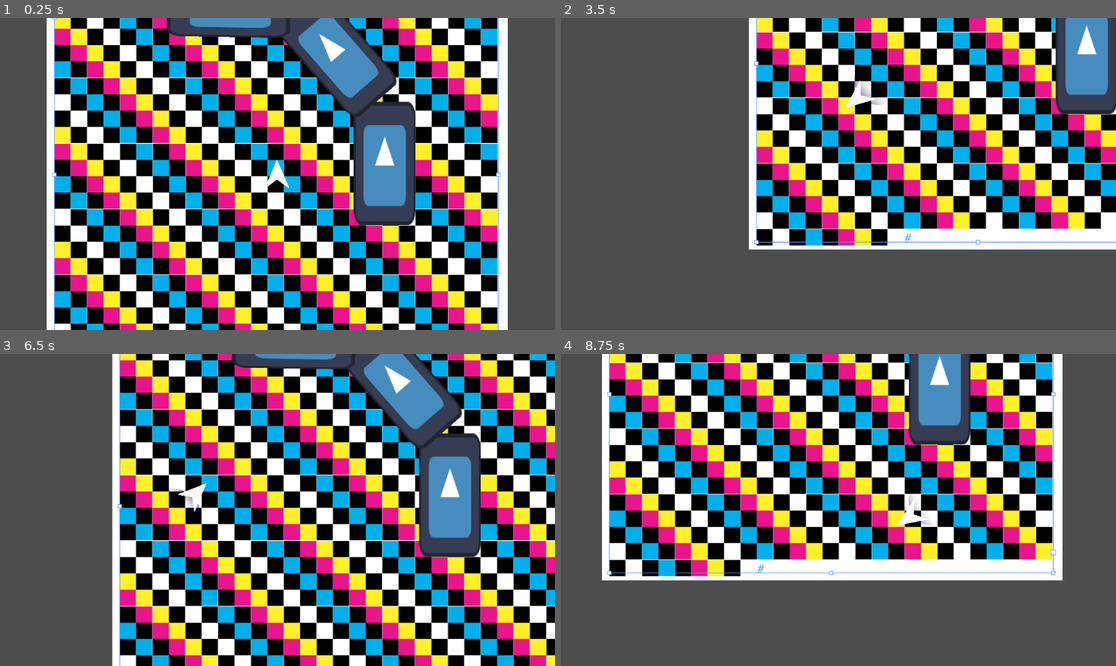
Above: before the commit, frames 1-4 (two rows, left to right).
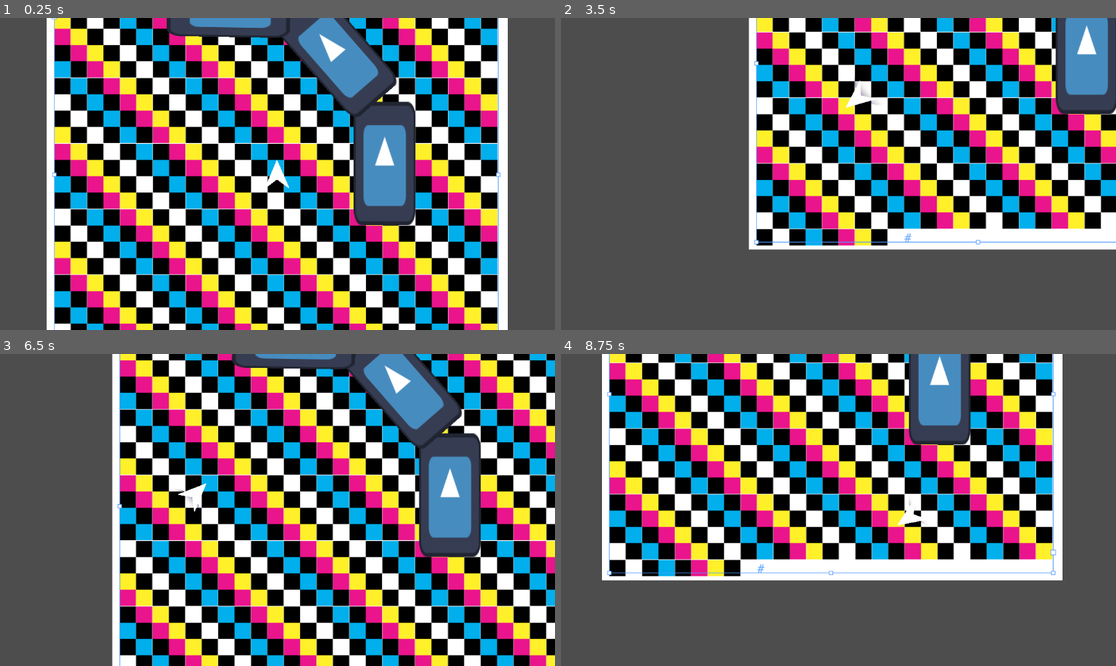
Above: after the commit, the same moments.

Repository: ParadoxArcher/Angle_Advantage
Game: Godot game, scene res://Scenes/GameScene.tscn
The game is run twice, just before and just after one commit, with the same random seed, the same clock (stepped at 60 frames per second) and the same inputs. The engine's default icon, where the game draws it, is replaced by a stand-in: a white triangle on a blue panel in a dark square.
Inputs:
- Up to frame 1 (0.25 s): no input
- Up to frame 2 (3.5 s): tap Enter at 0.5 s; hold W (Boost) 0.53-1.28 s; hold D (RotateRight) 0.53-2.03 s; tap Space (Dodge) at 1.35, 2.85 s; hold W (Boost) 2.03-2.78 s; hold A (RotateLeft) from 2.03 s (still down)
- Up to frame 3 (6.5 s): release A (RotateLeft) at 3.53 s; hold S (Back) 3.53-4.28 s; hold W (Boost) 3.53-4.28 s; hold D (RotateRight) from 4.28 s (still down); tap Space (Dodge) at 4.35, 5.85 s; hold W (Boost) 5.03-5.78 s
- Up to frame 4 (8.75 s): hold W (Boost) 6.53-7.28 s; tap Space (Dodge) at 7.35 s; release D (RotateRight) at 8.03 s; hold S (Back) from 8.03 s (still down); hold W (Boost) from 8.03 s (still down)

The runs differ from the first frame. In frame 2, less than 0.1% of the frame differs, in the area x 52-58%, y 19-28%; in frame 3, less than 0.1%; in frame 4, less than 0.1%.

Commit message:
vault backup: 2025-03-12 11:41:06

Diff:
--- a/zProject Files/Godot/Scenes/Player.tscn
+++ b/zProject Files/Godot/Scenes/Player.tscn
@@ -28,7 +28,7 @@
 shader_parameter/DistortionColorStrengthY = null
 shader_parameter/RedFilter = 0.1
 shader_parameter/RedColor = Color(0.490196, 0, 1, 1)
-shader_parameter/GreenFilter = 0.1
+shader_parameter/GreenFilter = 0.8
 shader_parameter/GreenColor = Color(0.490196, 0, 1, 1)
 shader_parameter/BlueFilter = 0.1
 shader_parameter/BlueColor = Color(0, 0, 0, 0)
--- a/zProject Files/Godot/Scripts/PlayerScript.gd
+++ b/zProject Files/Godot/Scripts/PlayerScript.gd
@@ -109,7 +109,7 @@
 	if RotaAccel[0] != RotaAccel[1]:
 		RotaAccel[0] -= clampf((RotaAccel[0] - RotaAccel[1] ) * RotaAccel[2], 0, RotaAccel[0] - RotaAccel[1])
 
-	boost_sprite.material.set_shader_parameter("GreenFilter", .6 - clampf((velocity.length() / MaxSpeed * .6 ), 0, 1)) # VFX
+	boost_sprite.material.set_shader_parameter("GreenFilter", .8 - (velocity.length() / MaxSpeed * .8 )) # VFX
 	#endregion
 
 	#region Collision --- Crash && WallBounce
@@ -132,7 +132,7 @@
 		#BounceVFX[0] += clampf(BounceVFX[1], 0, 1 - BounceVFX[0])
 		#boost_sprite.material.set_shader_parameter("GreenFilter", clampf(BounceVFX[0], 0, 1))
 	#endregion
-	print(Vector2(-cos(rotation), -sin(rotation)))
+	print(1 - velocity.normalized().dot(Vector2(sin(rotation), cos(rotation))))
 
 #region Graphics Variables
 ##Markers Variables
Not shown, changed: .obsidian/workspace.json
